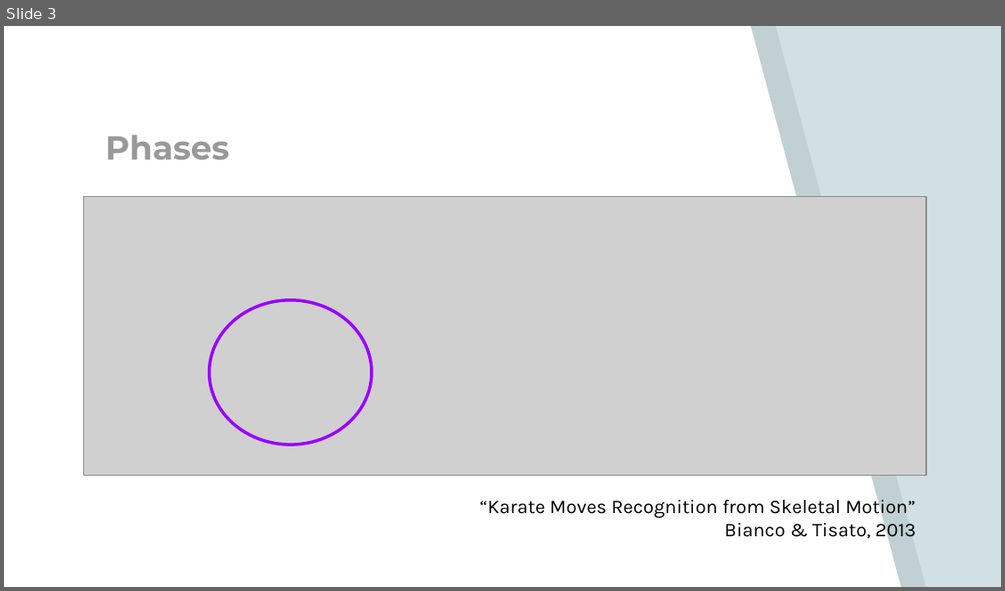
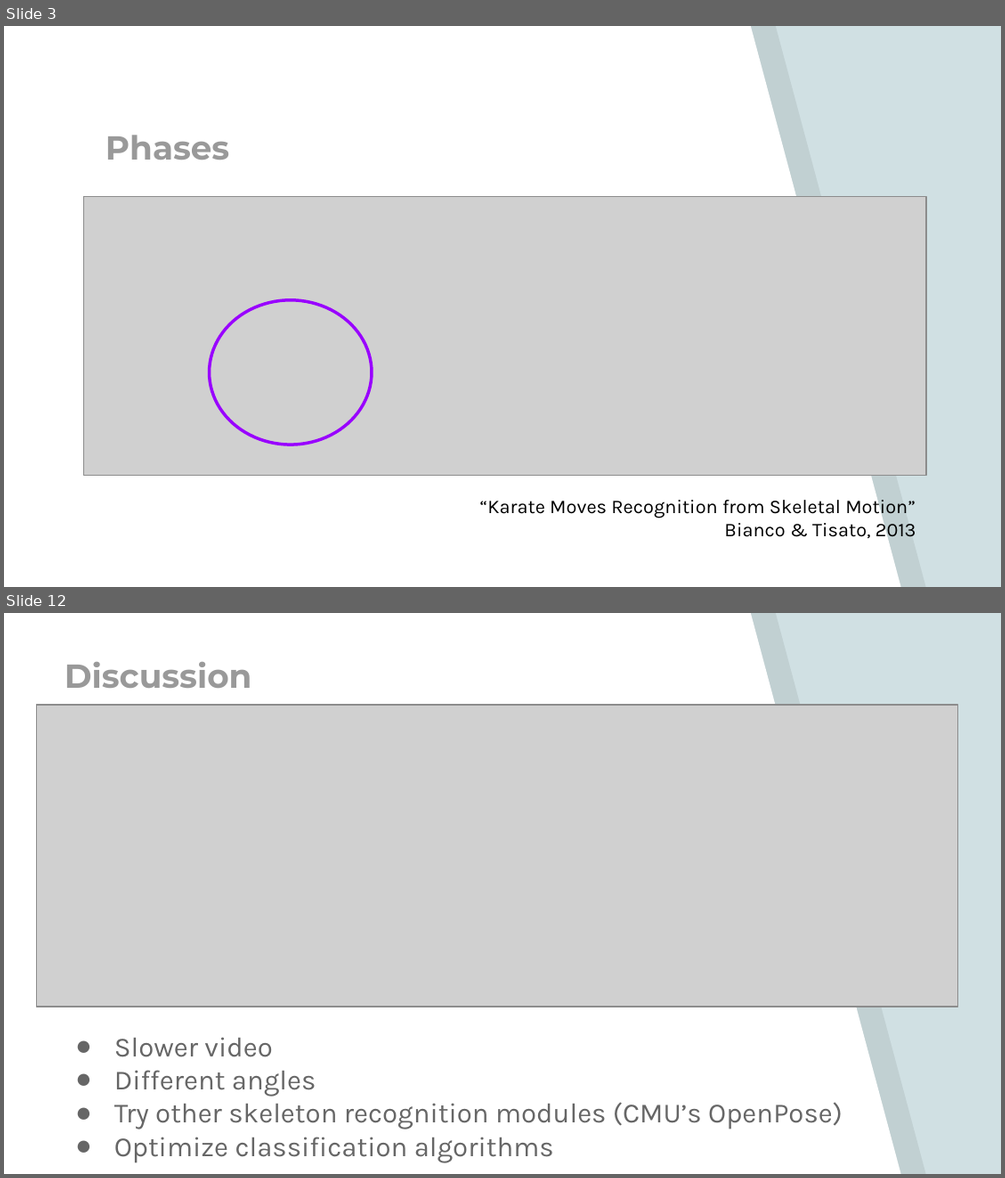
Before and after one commit to SriMed/sr_eval_tkd_v2, a slide deck: Final Presentation.pptx. Shown one above the other, each under a label of ours: slide 3 before the commit, slides 3 and 12 after it; the slides between them are not shown. The pictures are 1005x591 and 1005x1178 pixels, drawn with LibreOffice and Linux fonts; fonts in the diff are those of the drawing; grey boxes stand for pictures. Boxes give left, top, right and bottom in pixels: in the first picture for what was removed or moved away, otherwise in the second. Text is boxed around its words. In the diff, an @@ line names an element or a change of style, - is before the commit and + after.

```diff
--- a/Final Presentation.pptx
+++ b/Final Presentation.pptx
@@ slide 12 added at <box>4,613,1001,1174</box>, background #D0E0E3; not listed: 2 template elements that a slide beside it also shows @@
@@ title added at <box>65,662,252,688</box>, 24 pt, text #999999, bold @@
+Discussion
@@ picture added at <box>37,705,958,1006</box> @@
@@ text added at <box>114,1037,842,1163</box>, 20 pt, text #666666 @@
+● Slower video
+● Different angles
+● Try other skeleton recognition modules (CMU’s OpenPose)
+● Optimize classification algorithms
```
Also in this commit, not shown: 3 slides changed, 6 other slides added, 5 slides removed, 5 other files.
